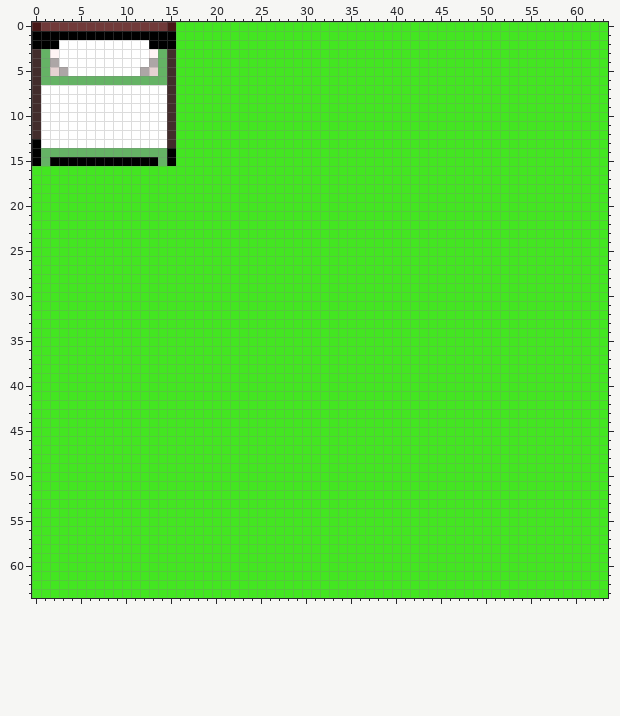
A pixel-art file gets an edit: furniture.aseprite. That is the earlier state.
64x64 pixels, 1 frame. Colours within 5 levels of each other are drawn and written as one.
The result:
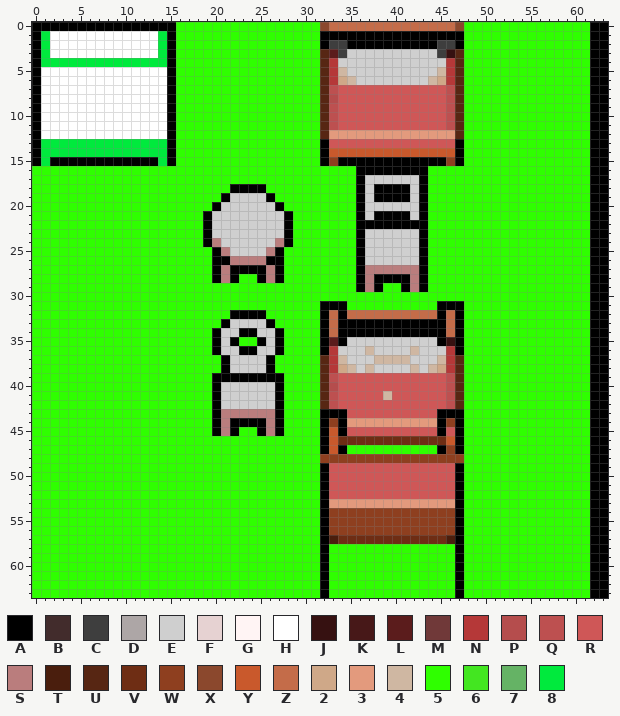
Palette (. is transparent): A #000000  B #422c2c  C #3e3e3e  D #ada6a6  E #cfcfcf  F #e6d2d2  G #fff4f4  H #ffffff  J #361111  K #471818  L #5b1c1c  M #703939  N #b53838  P #b54d4d  Q #bd5050  R #cf5757  S #ba7d7d  T #4a1e0d  U #572613  V #6e2d14  W #8e3f1f  X #8b482d  Y #c9592c  Z #c46c49  2 #cfa888  3 #e39a7d  4 #cfb7a2  5 #2fff00  6 #43e621  7 #65b365  8 #00ea3d
The edit:
Changed rows in their new state; - is an unchanged pixel.
first column x 0:
 0 AAAAAAAAAAAAAAAA5555555555555555XZZZZZZZZZZZZZZX55555555555555AA
 1 -8HHHHHHHHHHHH8-5555555555555555AAAAAAAAAAAAAAAA55555555555555AA
 2 -8H----------H8-5555555555555555ACCAAAAAAAAAACCA55555555555555AA
 3 A8H----------H8A5555555555555555ULCEEEEEEEEEECJU55555555555555AA
 4 A88888888888888A5555555555555555UNEEEEEEEEEEEENU55555555555555AA
 5 AHHH--------HHHA5555555555555555UN4EEEEEEEEEE4NU55555555555555AA
 6 AHHHHHHHHHHHHHHA5555555555555555UN24EEEEEEEE42NU55555555555555AA
 7 A--------------A5555555555555555UQRRRRRRRRRRRRQU55555555555555AA
 8 A--------------A5555555555555555UPRRRRRRRRRRRRQU55555555555555AA
 9 A--------------A5555555555555555UQRRRRRRRRRRRRQU55555555555555AA
10 A--------------A5555555555555555UQRRRRRRRRRRRRQU55555555555555AA
11 A--------------A5555555555555555UQRRRRRRRRRRRRQU55555555555555AA
12 A--------------A5555555555555555U33333333333333U55555555555555AA
13 -88888888888888A5555555555555555ARRRRRRRRRRRRRRA55555555555555AA
14 -88888888888888-5555555555555555AYYYYYYYYYYYYYYA55555555555555AA
15 -8------------8-5555555555555555AWAAAAAAAAAAAAWA55555555555555AA
16 555555555555555555555555555555555555AAAAAAAA555555555555555555AA
17 555555555555555555555555555555555555AEEEEEEA555555555555555555AA
18 5555555555555555555555AAAA5555555555AEAAAAEA555555555555555555AA
19 555555555555555555555AEEEEA555555555AEAAAAEA555555555555555555AA
20 55555555555555555555AEEEEEEA55555555AEEEEEEA555555555555555555AA
21 5555555555555555555AEEEEEEEEA5555555AEAAAAEA555555555555555555AA
22 5555555555555555555AEEEEEEEEA5555555AAAAAAAA555555555555555555AA
23 5555555555555555555AEEEEEEEEA5555555AEEEEEEA555555555555555555AA
24 5555555555555555555ASEEEEEESA5555555AEEEEEEA555555555555555555AA
25 55555555555555555555ASEEEESA55555555AEEEEEEA555555555555555555AA
26 55555555555555555555AASSSSAA55555555AEEEEEEA555555555555555555AA
27 55555555555555555555ASAAAASA55555555ASSSSSSA555555555555555555AA
28 55555555555555555555ASA55ASA55555555ASAAAASA555555555555555555AA
29 555555555555555555555555555555555555ASA55ASA555555555555555555AA
30 55555555555555555555555555555555555555555555555555555555555555AA
31 55555555555555555555555555555555AAA5555555555AAA55555555555555AA
32 5555555555555555555555AAAA555555AZAZZZZZZZZZZAZA55555555555555AA
33 555555555555555555555AEEEEA55555AZAAAAAAAAAAAAZA55555555555555AA
34 55555555555555555555AEEAAEEA5555AZAAAAAAAAAAAAZA55555555555555AA
35 55555555555555555555AEA55AEA5555ALAEEEEEEEEEEAJA55555555555555AA
36 55555555555555555555AEEAAEEA5555ANEEE4EEEE4EEENA55555555555555AA
37 555555555555555555555AEEEEA55555UN4EEE4444EEE4NU55555555555555AA
38 555555555555555555555AEEEEA55555UN24E4EEEE4E42NU55555555555555AA
39 55555555555555555555AAAAAAAA5555UQRRRRRRRRRRRRQU55555555555555AA
40 55555555555555555555AEEEEEEA5555UPRRRRRRRRRRRRQU55555555555555AA
41 55555555555555555555AEEEEEEA5555UQRRRRR4RRRRRRQU55555555555555AA
42 55555555555555555555AEEEEEEA5555UQRRRRRRRRRRRRQU55555555555555AA
43 55555555555555555555ASSSSSSA5555AAARRRRRRRRRRAAA55555555555555AA
44 55555555555555555555ASAAAASA5555AWA3333333333AWA55555555555555AA
45 55555555555555555555ASA55ASA5555AYARRRRRRRRRRARA55555555555555AA
46 55555555555555555555555555555555AYVVVVVVVVVVVVYA55555555555555AA
47 55555555555555555555555555555555AYA5555555555AWA55555555555555AA
48 55555555555555555555555555555555WWWWWWWWWWWWWWWW55555555555555AA
49 55555555555555555555555555555555ARRRRRRRRRRRRRRA55555555555555AA
50 55555555555555555555555555555555ARRRRRRRRRRRRRRA55555555555555AA
51 55555555555555555555555555555555ARRRRRRRRRRRRRRA55555555555555AA
52 55555555555555555555555555555555ARRRRRRRRRRRRRRA55555555555555AA
53 55555555555555555555555555555555A33333333333333A55555555555555AA
54 55555555555555555555555555555555AWWWWWWWWWWWWWWA55555555555555AA
55 55555555555555555555555555555555AWWWWWWWWWWWWWWA55555555555555AA
56 55555555555555555555555555555555AWWWWWWWWWWWWWWA55555555555555AA
57 55555555555555555555555555555555ATVVVVVVVVVVVVTA55555555555555AA
58 55555555555555555555555555555555A55555555555555A55555555555555AA
59 55555555555555555555555555555555A55555555555555A55555555555555AA
60 55555555555555555555555555555555A55555555555555A55555555555555AA
61 55555555555555555555555555555555A55555555555555A55555555555555AA
62 55555555555555555555555555555555A55555555555555A55555555555555AA
63 55555555555555555555555555555555A55555555555555A55555555555555AA
